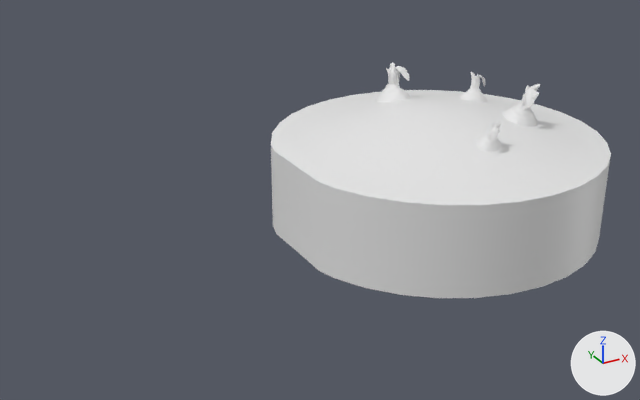
Two versions of the FBX model Assets/Graphics/Meshes/Environnement/Arrived.fbx, one commit apart.
The view is the same before and after, from a 50 mm camera at (-4.57, -6.12, 3.5) aimed at (-1.2, 0.0, 0.44). Every picture has the same lights, and +X, +Y and +Z are marked at lower right.

Objects in the first picture: 'Garden'.
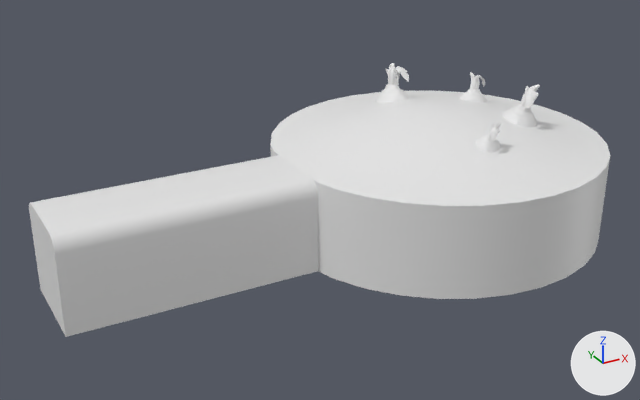
Location of each change, [x1, y1, x2, y2] in pixels of the pictures (640 x 400 px):
'00_StraightFloor02', added
    after: [29, 155, 318, 337]

Patch to the scene script:
```diff
--- a/Assets/Graphics/Meshes/Environnement/Arrived.fbx.py
+++ b/Assets/Graphics/Meshes/Environnement/Arrived.fbx.py
@@ me_cube_007 @@
+me_cube_007.from_pydata(...)  # 24 vertices, 14 faces; spans x -3.53..-1.44, y -0.4..0.4, z 0.0..0.8
@@ ob_00_straightfloor02 @@
+ob_00_straightfloor02 = bpy.data.objects.new('00_StraightFloor02', me_cube_007)
+ob_00_straightfloor02.location = (0.0, 0.0, 0.0)
```
